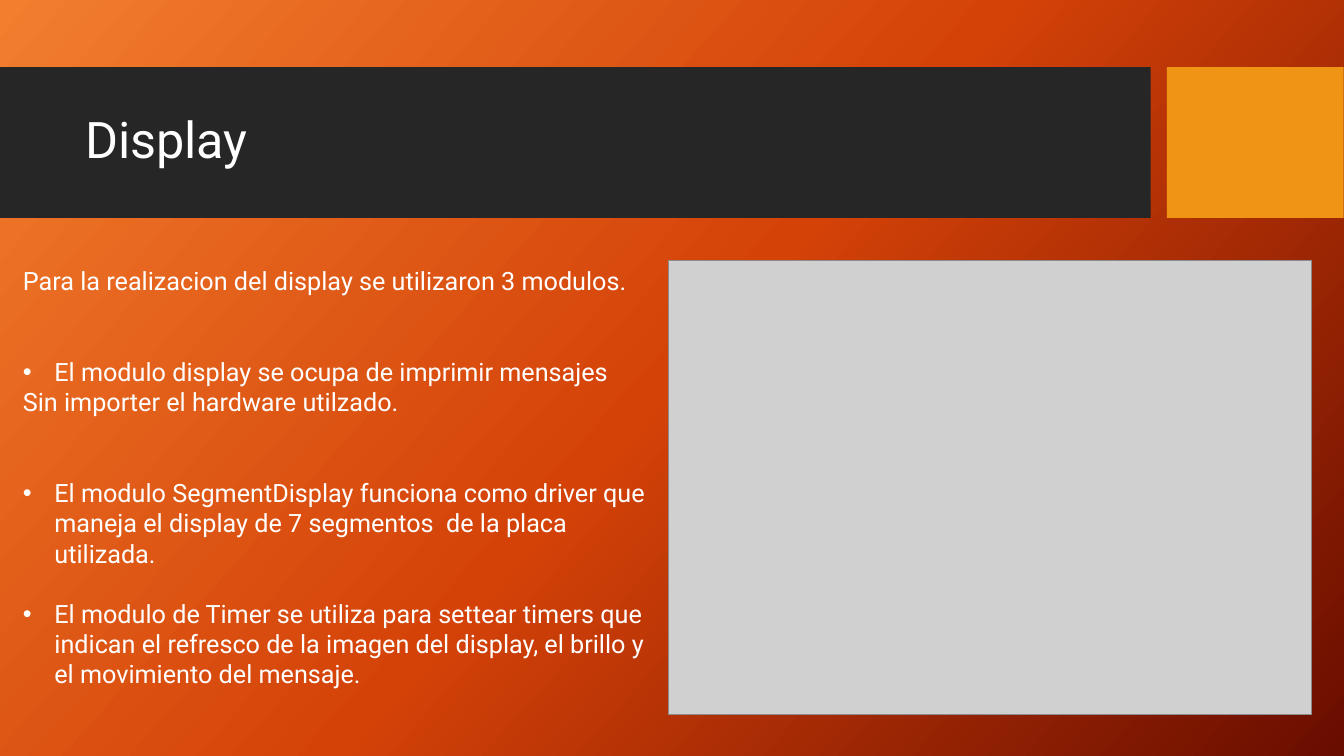
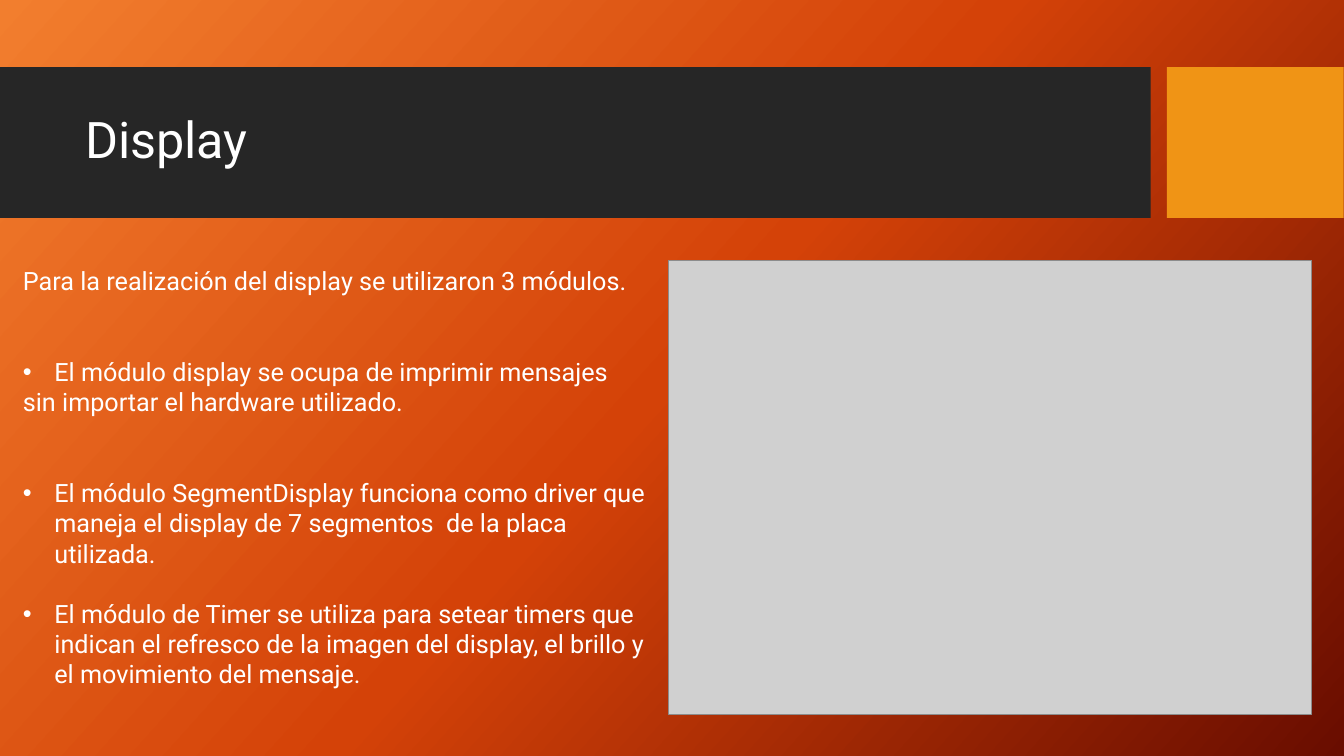
Before and after one commit to mlarroque/TP1-LABmicros, a slide deck: slide 5 of Control de Acceso.pptx. Drawn at 1344x756 pixels with LibreOffice and Linux fonts; fonts in the diff are those of the drawing; grey boxes stand for pictures; background and template pictures are left out. Boxes give left, top, right and bottom in pixels: in the first picture for what was removed or moved away, otherwise in the second. Text is boxed around its words. In the diff, an @@ line names an element or a change of style, - is before the commit and + after.

```diff
--- a/Control de Acceso.pptx
+++ b/Control de Acceso.pptx
@@ text at [23, 271, 645, 689]: text changed @@
-Para la realizacion del display se utilizaron 3 modulos.
-• El modulo display se ocupa de imprimir mensajes
-Sin importer el hardware utilzado.
-• El modulo SegmentDisplay funciona como driver que maneja el display de 7 segmentos de la placa utilizada.
-• El modulo de Timer se utiliza para settear timers que indican el refresco de la imagen del display, el brillo y el movimiento del mensaje.
+Para la realización del display se utilizaron 3 módulos.
+• El módulo display se ocupa de imprimir mensajes
+sin importar el hardware utilizado.
+• El módulo SegmentDisplay funciona como driver que maneja el display de 7 segmentos de la placa utilizada.
+• El módulo de Timer se utiliza para setear timers que indican el refresco de la imagen del display, el brillo y el movimiento del mensaje.
```
Also in this commit, not shown: 5 other slides changed, 2 slides added, 1 slide removed, 29 other files.
